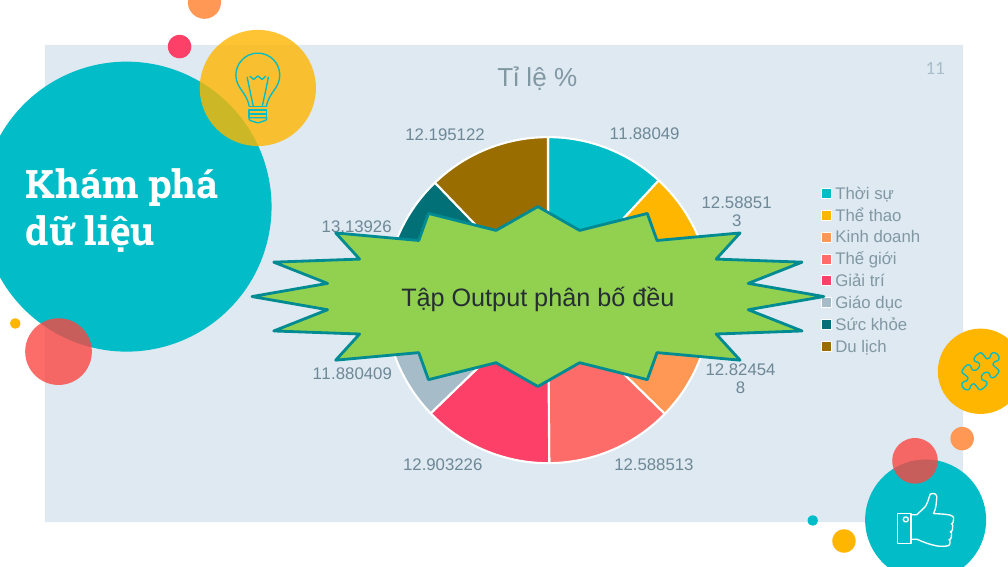
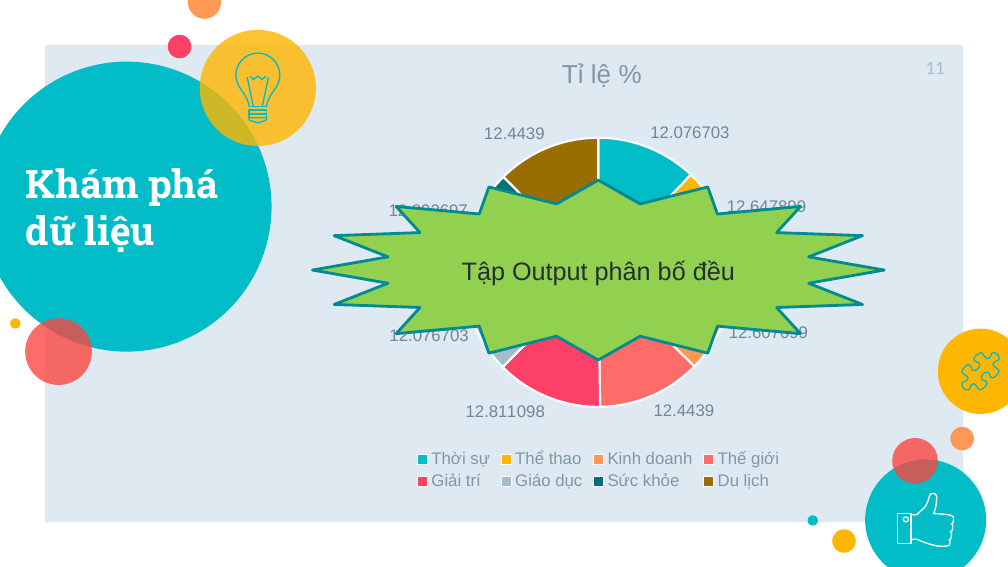
Before and after one commit to nttung2603/DoAnCK_NMKHDL, a slide deck: slide 11 of Slide_DoAnCuoiKy_NMKHDL.pptx. Drawn at 1008x567 pixels with LibreOffice and Linux fonts; fonts in the diff are those of the drawing. Boxes give left, top, right and bottom in pixels: in the first picture for what was removed or moved away, otherwise in the second. Text is boxed around its words. In the diff, an @@ line names an element or a change of style, - is before the commit and + after.

```diff
--- a/Slide_DoAnCuoiKy_NMKHDL.pptx
+++ b/Slide_DoAnCuoiKy_NMKHDL.pptx
@@ pie chart at (262,46,934,494) @@
-Tỉ lệ %: 11.88049, 12.588513, 12.824548, 12.588513, 12.903226, 11.880409, 13.13926, 12.195122
+Tỉ lệ %: 12.076703, 12.647899, 12.607099, 12.4439, 12.811098, 12.076703, 12.892697, 12.4439
@@ data labels of Tỉ lệ % changed @@
@@ legend changed @@
@@ star "Tập Output phân bố đều": place and size @@
-star "Tập Output phân bố đều" at (252,207,824,386)
+star "Tập Output phân bố đều" at (312,180,884,360)
```
Also in this commit, not shown: 1 other slide changed, 1 slide added.
